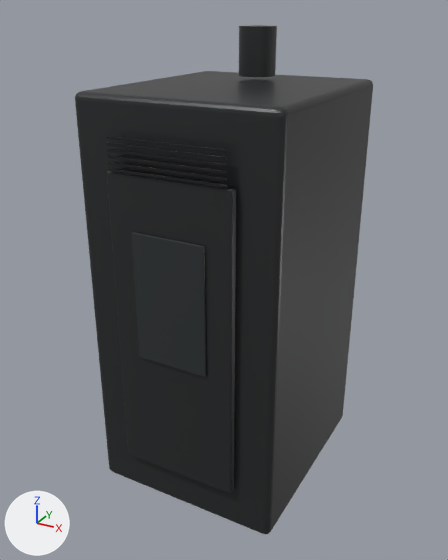
Two versions of the glTF model STAIANO-3D/public/models/stoves/ravelli-s70-bianco.glb, one commit apart.
The view is the same before and after, from a 50 mm camera at (0.623, -1.181, 1.066) aimed at (-0.01, -0.032, 0.491). The axes (+X, +Y, +Z) are drawn at lower left. The lights are the same throughout. The picture after the commit comes second. Vertices at exactly the same position are counted once.

Names of what the first picture shows: 'Corpo', 'Porta', 'Scarico superiore', 'Vetro sportello' and 6 more.
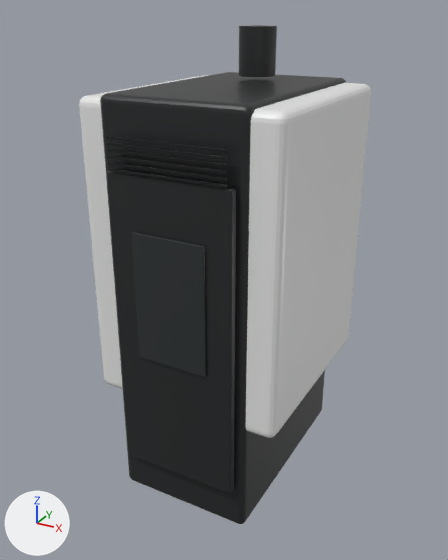
The change, as a diff of the scene's bpy script:
```diff
--- a/STAIANO-3D/public/models/stoves/ravelli-s70-bianco.glb.py
+++ b/STAIANO-3D/public/models/stoves/ravelli-s70-bianco.glb.py
@@ me_cube @@
 # used by ob_corpo; location = (0.0, 0.0, 0.465)
-me_cube.from_pydata(...)  # 152 vertices, 300 faces; spans x -0.22..0.22, y -0.25..0.25, z -0.455..0.455
+me_cube.from_pydata(...)  # 152 vertices, 300 faces; spans x -0.158..0.158, y -0.25..0.25, z -0.455..0.455
+# me_cube part 1: all 76 vertices in x 0.206..0.22, y -0.25..0.25, z -0.455..0.455 are moved by (-0.062, 0.0, 0.0)
+# me_cube part 2: all 76 vertices in x -0.22..-0.206, y -0.25..0.25, z -0.455..0.455 are moved by (0.062, 0.0, 0.0)
 me_cube.materials.append(mat_telaio_nero)
```

Boxes [x1, y1, x2, y2] around the edits, measured in the pictures (448 x 560 px; the box of a moved part takes in the faces that stretch with it):
'Corpo', reshaped (17% narrower)
    before: [75, 71, 373, 534]
    after: [100, 72, 346, 524]
part 1 of me_cube, moved or reshaped
    before: [263, 79, 373, 534]
    after: [237, 78, 346, 524]
part 2 of me_cube, moved or reshaped
    before: [75, 71, 367, 534]
    after: [100, 72, 339, 523]
'Rivestimento laterale.001', unchanged, uncovered by the edit
    after: [245, 83, 371, 438]
'Rivestimento laterale', unchanged, uncovered by the edit
    after: [79, 75, 209, 389]
